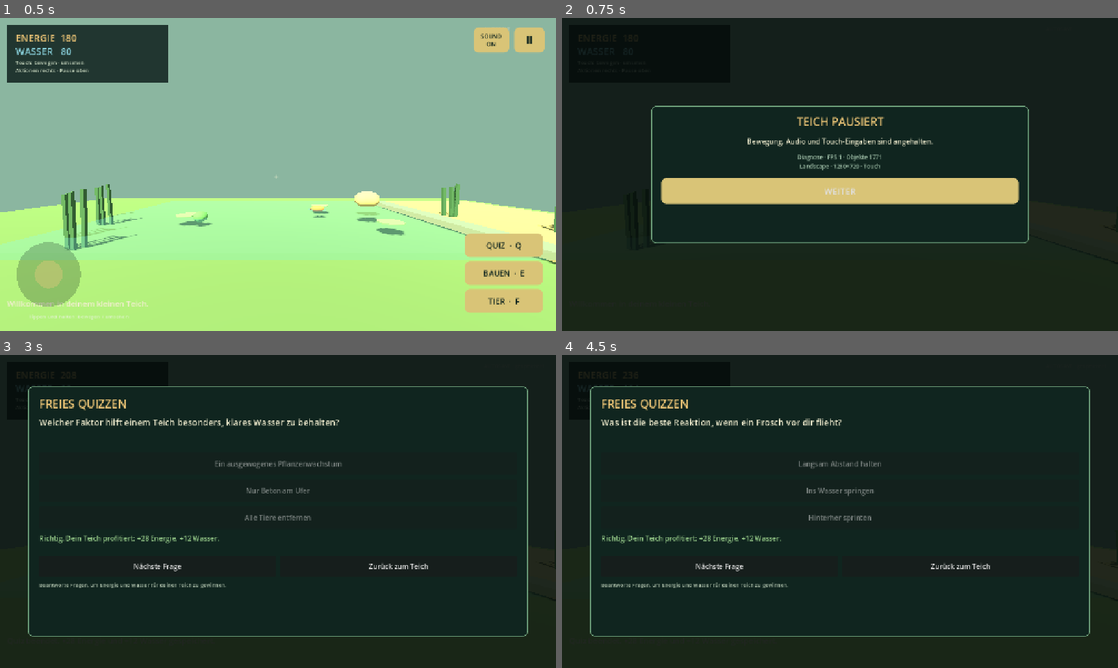
Above: before the commit, frames 1-4 (two rows, left to right).
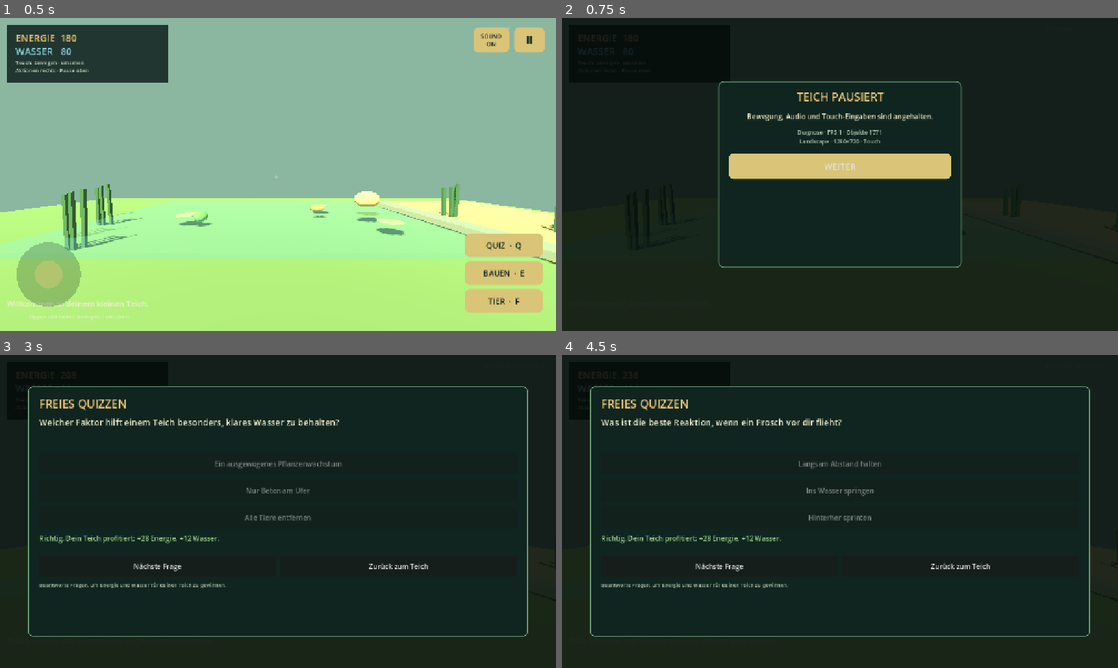
Above: after the commit, the same moments.

Repository: makopipokam/manualai.org
Game: Godot game, scene res://main.tscn
Same seed, same stepped clock (60 frames per second), same inputs: the game is played once before the commit and once after it. Sound files missing from this copy of the repository are replaced by a short silence.
Inputs:
- Up to frame 1 (0.5 s): no input
- Up to frame 2 (0.75 s): click "Ⅱ" at 0.5 s
- Up to frame 3 (3 s): click "WEITER" at 1.25 s; click "QUIZ · Q" at 2 s; click "Ein ausgewogenes Pflanzenwach…" at 2.75 s
- Up to frame 4 (4.5 s): click "Nächste Frage" at 3.5 s; click "Langsam Abstand halten" at 4.25 s

Frame 1 is identical in both runs. In frame 2, 11% of the frame differs, in the area x 16-84%, y 20-80%; in frame 3, less than 0.1%; in frame 4, less than 0.1%.

Commit message:
Keep pause overlay inside safe area

Diff:
--- a/godot/pwnd-prototype/scripts/main.gd
+++ b/godot/pwnd-prototype/scripts/main.gd
@@ -45,6 +45,8 @@
 var mobile_controls: PwndMobileControls
 var save_hint: Label
 var pause_overlay: Control
+var pause_panel: Panel
+var pause_resume_button: Button
 var performance_label: Label
 var paused := false
 var water_surface: MeshInstance3D
@@ -216,7 +218,9 @@
 	quiz_panel.completed.connect(_on_quiz_completed)
 	quiz_panel.closed.connect(_on_quiz_closed)
 	get_viewport().size_changed.connect(_layout_hud)
+	get_viewport().size_changed.connect(_layout_pause_overlay)
 	_layout_hud()
+	_layout_pause_overlay()
 
 func _layout_hud() -> void:
 	if not hud_panel or not get_viewport():
@@ -267,16 +271,18 @@
 	shade.color = Color(0.015, 0.04, 0.035, 0.88)
 	shade.set_anchors_and_offsets_preset(Control.PRESET_FULL_RECT)
 	pause_overlay.add_child(shade)
-	var panel := PanelContainer.new()
-	panel.anchor_left = 0.16
-	panel.anchor_top = 0.28
-	panel.anchor_right = 0.84
-	panel.anchor_bottom = 0.72
-	panel.add_theme_stylebox_override("panel", _pause_style())
-	pause_overlay.add_child(panel)
+	pause_panel = Panel.new()
+	pause_panel.set_anchors_preset(Control.PRESET_TOP_LEFT)
+	pause_panel.add_theme_stylebox_override("panel", _pause_style())
+	pause_overlay.add_child(pause_panel)
 	var column := VBoxContainer.new()
 	column.add_theme_constant_override("separation", 16)
-	panel.add_child(column)
+	column.set_anchors_and_offsets_preset(Control.PRESET_FULL_RECT)
+	column.offset_left = 22.0
+	column.offset_top = 18.0
+	column.offset_right = -22.0
+	column.offset_bottom = -18.0
+	pause_panel.add_child(column)
 	var title := Label.new()
 	title.text = "TEICH PAUSIERT"
 	title.horizontal_alignment = HORIZONTAL_ALIGNMENT_CENTER
@@ -295,13 +301,23 @@
 	performance_label.add_theme_font_size_override("font_size", 13)
 	performance_label.add_theme_color_override("font_color", Color("#a8c8b0"))
 	column.add_child(performance_label)
-	var resume := Button.new()
-	resume.text = "WEITER"
-	resume.custom_minimum_size = Vector2(0, 58)
-	resume.add_theme_font_size_override("font_size", 20)
-	resume.add_theme_stylebox_override("normal", _pause_style(Color("#d9c477"), Color("#10251f")))
-	resume.pressed.connect(_toggle_pause)
-	column.add_child(resume)
+	pause_resume_button = Button.new()
+	pause_resume_button.text = "WEITER"
+	pause_resume_button.custom_minimum_size = Vector2(0, 58)
+	pause_resume_button.add_theme_font_size_override("font_size", 20)
+	pause_resume_button.add_theme_stylebox_override("normal", _pause_style(Color("#d9c477"), Color("#10251f")))
+	pause_resume_button.pressed.connect(_toggle_pause)
+	column.add_child(pause_resume_button)
+	_layout_pause_overlay()
+
+func _layout_pause_overlay() -> void:
+	if not pause_panel or not get_viewport():
+		return
+	var view_size: Vector2 = get_viewport().get_visible_rect().size
+	var safe_rect: Rect2 = _get_safe_view_rect(view_size)
+	var panel_size := Vector2(minf(560.0, maxf(280.0, safe_rect.size.x - 32.0)), minf(430.0, maxf(250.0, safe_rect.size.y - 32.0)))
+	pause_panel.size = panel_size
+	pause_panel.position = safe_rect.position + (safe_rect.size - panel_size) * 0.5
 
 func _pause_style(background := Color("#10251f"), border := Color("#6b9c78")) -> StyleBoxFlat:
 	var style := StyleBoxFlat.new()
--- a/godot/pwnd-prototype/tests/regression_test.gd
+++ b/godot/pwnd-prototype/tests/regression_test.gd
@@ -269,6 +269,10 @@
 	unsafe_touch.pressed = true
 	controls._handle_touch(unsafe_touch)
 	_check(controls.joystick_touch == -1 and controls.look_touch == -1, "Touch-Start außerhalb der Safe-Area wird ignoriert")
+	main._layout_pause_overlay()
+	_check(main.pause_panel.get_global_rect().position.x >= safe_rect.position.x and main.pause_panel.get_global_rect().position.y >= safe_rect.position.y, "Pause-Panel beginnt innerhalb der Safe-Area")
+	_check(main.pause_panel.get_global_rect().end.x <= safe_rect.end.x + 1.0 and main.pause_panel.get_global_rect().end.y <= safe_rect.end.y + 1.0, "Pause-Panel endet innerhalb der Safe-Area")
+	_check(main.pause_resume_button.get_global_rect().size.y >= 58.0, "Pause-Weiter-Button bleibt groß genug")
 
 func _test_quiz_layout(main: Node3D) -> void:
 	print("Quiz-Layout")
Not shown, changed: godot/pwnd-prototype/README.md
Not shown, changed: godot/pwnd-prototype/ROADMAP.md
